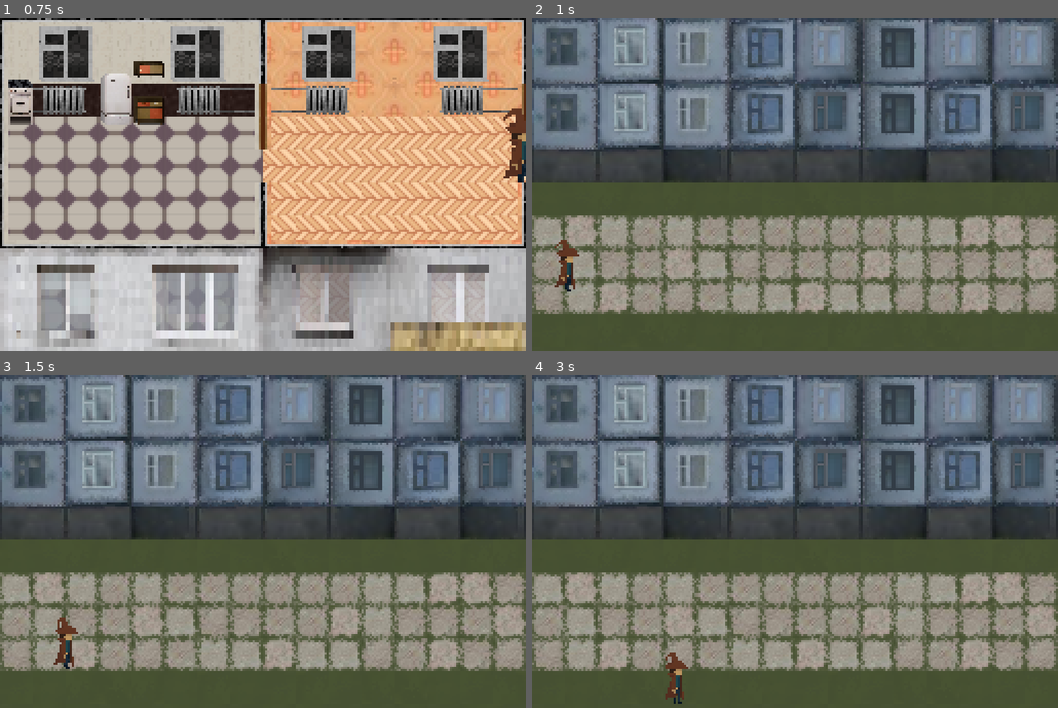
Above: before the commit, frames 1-4 (two rows, left to right).
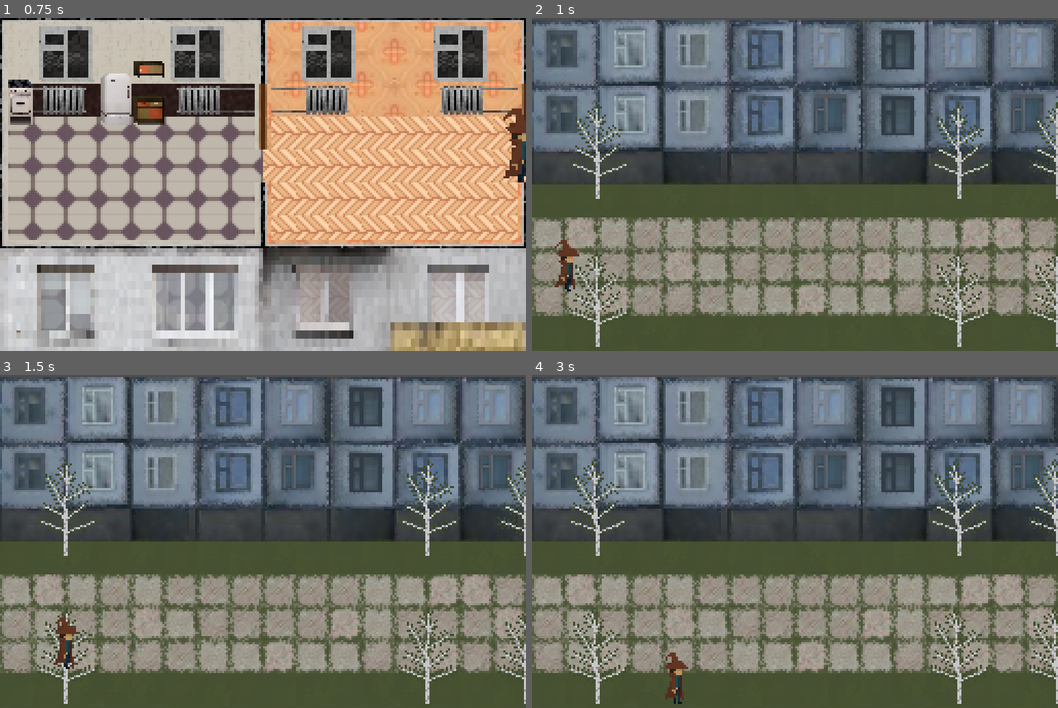
Above: after the commit, the same moments.

Repository: vydramain/Solidmaid
Game: Godot game, scene res://resources/levels/main/Main.tscn
Two runs of this game, one before a commit and one after it. Both use one fixed random seed, a clock stepped at 60 frames per second and the inputs below. The engine's default icon, where the game draws it, is replaced by a stand-in: a white triangle on a blue panel in a dark square.
Inputs (mouse positions are in pixels of both pictures, inside the frame that each line leads up to):
- Up to frame 1 (0.75 s): move the mouse to (378, 167) at 0.52 s; press the mouse at (378, 167) at 0.53 s; hold D (move_right) from 0.53 s (still down)
- Up to frame 2 (1 s): keep holding D (move_right)
- Up to frame 3 (1.5 s): move the mouse to (157, 558) at 1.27 s; release D (move_right) at 1.28 s; release the mouse at (157, 558) at 1.28 s; hold S (move_down) from 1.28 s (still down); click (157, 558) at 1.35 s
- Up to frame 4 (3 s): move the mouse to (847, 468) at 2.02 s; release S (move_down) at 2.03 s; press the mouse at (847, 468) at 2.03 s; hold D (move_right) 2.03-2.78 s; move the mouse to (768, 608) at 2.77 s; release the mouse at (768, 608) at 2.78 s; hold W (move_up) from 2.78 s (still down); click (768, 608) at 2.85 s

Frame 1 is identical in both runs. In frame 2, 15% of the frame differs, in the area x 0-100%, y 0-99%; in frame 3, 15%; in frame 4, 15%.

Commit message:
Implemented random trees spawner

Diff:
--- /dev/null
+++ b/resources/entity/environment/Trees/Tree.gd
@@ -0,0 +1,6 @@
+extends CharacterBody2D
+
+@onready var ANIMATION_PLAYER = $AnimationPlayer
+
+func _ready() -> void:
+	ANIMATION_PLAYER.play("Wind")
--- a/resources/entity/environment/Trees/Tree.tscn
+++ b/resources/entity/environment/Trees/Tree.tscn
@@ -1,7 +1,65 @@
-[gd_scene load_steps=2 format=3 uid="uid://nb0trdq6a2oo"]
+[gd_scene load_steps=8 format=3 uid="uid://nb0trdq6a2oo"]
 
 [ext_resource type="PackedScene" uid="uid://cqpxy3pumpgkn" path="res://resources/entity/environment/Environment.tscn" id="1_stjlo"]
+[ext_resource type="Script" uid="uid://7bo7x2eo0cwq" path="res://resources/entity/environment/Trees/Tree.gd" id="2_f57ga"]
+[ext_resource type="Texture2D" uid="uid://bottmmn8ysffk" path="res://assets/textures/outside/tree.png" id="2_mwon1"]
+
+[sub_resource type="CapsuleShape2D" id="CapsuleShape2D_f57ga"]
+radius = 15.0
+height = 48.0
+
+[sub_resource type="Animation" id="Animation_trjsx"]
+resource_name = "Wind"
+length = 4.0
+loop_mode = 1
+tracks/0/type = "value"
+tracks/0/imported = false
+tracks/0/enabled = true
+tracks/0/path = NodePath("Sprite2D:frame")
+tracks/0/interp = 1
+tracks/0/loop_wrap = true
+tracks/0/keys = {
+"times": PackedFloat32Array(0, 0.5, 1, 1.5, 2, 2.5, 3, 3.5),
+"transitions": PackedFloat32Array(1, 1, 1, 1, 1, 1, 1, 1),
+"update": 1,
+"values": [0, 1, 2, 3, 4, 5, 6, 7]
+}
+
+[sub_resource type="Animation" id="Animation_u2suk"]
+length = 0.001
+tracks/0/type = "value"
+tracks/0/imported = false
+tracks/0/enabled = true
+tracks/0/path = NodePath("Sprite2D:frame")
+tracks/0/interp = 1
+tracks/0/loop_wrap = true
+tracks/0/keys = {
+"times": PackedFloat32Array(0),
+"transitions": PackedFloat32Array(1),
+"update": 1,
+"values": [0]
+}
+
+[sub_resource type="AnimationLibrary" id="AnimationLibrary_3fm4m"]
+_data = {
+&"RESET": SubResource("Animation_u2suk"),
+&"Wind": SubResource("Animation_trjsx")
+}
 
 [node name="Tree" instance=ExtResource("1_stjlo")]
+script = ExtResource("2_f57ga")
+
+[node name="Sprite2D" parent="." index="0"]
+texture = ExtResource("2_mwon1")
+hframes = 8
+
+[node name="CollisionShape2D" parent="." index="1"]
+position = Vector2(0, -1)
+shape = SubResource("CapsuleShape2D_f57ga")
+
+[node name="AnimationPlayer" parent="." index="3"]
+libraries = {
+&"": SubResource("AnimationLibrary_3fm4m")
+}
 
 [editable path="Hutrbox"]
--- a/resources/levels/outside/Outside_Map_Layer.gd
+++ b/resources/levels/outside/Outside_Map_Layer.gd
@@ -1,4 +1,6 @@
 extends Node2D
+
+var TreeEntity := preload("res://resources/entity/environment/Trees/Tree.tscn")
 
 @onready var BACKGROUND_SCENE: TileMapLayer = $Background
 @onready var GRASS_SCENE: TileMapLayer = $Grass
@@ -18,6 +20,9 @@
 
 @export var CHUNK_WIDTH_FOR_DECORATIONS: int = 8
 @export var CHUNK_HEIGHT_FOR_DECORATIONS: int = 3
+
+@export var CHUNK_WIDTH_FOR_ENVIRONMENTS: int = 8
+@export var CHUNK_HEIGHT_FOR_ENVIRONMENTS: int = 1
 
 @export var MAX_CHUNKS: int = 10
 
@@ -51,6 +56,13 @@
 	for i in range(MAX_CHUNKS):
 		draw_chunk_background(i)
 		draw_chunk_decorations(i)
+		draw_chunk_environments(i)
+
+func spawn_new_entity_at(entity: PackedScene, new_position: Vector2i) -> Node2D:
+	var new_entity = entity.instantiate()
+	add_child(new_entity)
+	new_entity.global_position = new_position
+	return new_entity
 
 # Backgound generation
 func draw_chunk_background(current_chunk: int) -> void:
@@ -99,3 +111,19 @@
 			var coords = Vector2i(start_x + x, start_y_for_decorations + y)
 
 			DECORATIONS_SCENE.set_cell(coords + Vector2i(0, 0), DECORATIONS_ATLAS_SOURCE_ID, top_left)
+
+func draw_chunk_environments(current_chunk: int) -> void:
+	var tile_position_index_1 = randi() % CHUNK_WIDTH_FOR_ENVIRONMENTS
+	var tile_position_index_2 = randi() % CHUNK_WIDTH_FOR_ENVIRONMENTS
+	var start_x = (current_chunk + 1) * CHUNK_WIDTH * 16
+	var start_y = 64
+	var random_tile_position_1 = -16 * tile_position_index_1
+	var random_tile_position_2 = -16 * tile_position_index_2
+
+	for x in range(CHUNK_WIDTH_FOR_ENVIRONMENTS):
+		if randi() % 4 == random_tile_position_1 % 4:
+			spawn_new_entity_at(TreeEntity, Vector2i(start_x + random_tile_position_1, start_y))
+			spawn_new_entity_at(TreeEntity, Vector2i(start_x + random_tile_position_1, start_y + 72))
+		if randi() % 4 == random_tile_position_2 % 4:
+			spawn_new_entity_at(TreeEntity, Vector2i(start_x + random_tile_position_2, start_y))
+			spawn_new_entity_at(TreeEntity, Vector2i(start_x + random_tile_position_2, start_y + 72))
--- a/resources/levels/outside/Outside_Map_Layer.tscn
+++ b/resources/levels/outside/Outside_Map_Layer.tscn
@@ -315,6 +315,7 @@
 sources/0 = SubResource("TileSetAtlasSource_4liql")
 
 [node name="OutsideMapLayer" type="Node2D"]
+position = Vector2(0, 1)
 script = ExtResource("1_aa5ui")
 
 [node name="Background" type="TileMapLayer" parent="."]
Binary file added: assets/textures/outside/grass.png
Not shown, added: assets/textures/outside/grass.png.import
Binary file changed: assets/textures/outside/tree.ase
Binary file added: assets/textures/outside/tree.png
Not shown, added: assets/textures/outside/tree.png.import
Not shown, added: resources/entity/environment/Trees/Tree.gd.uid
